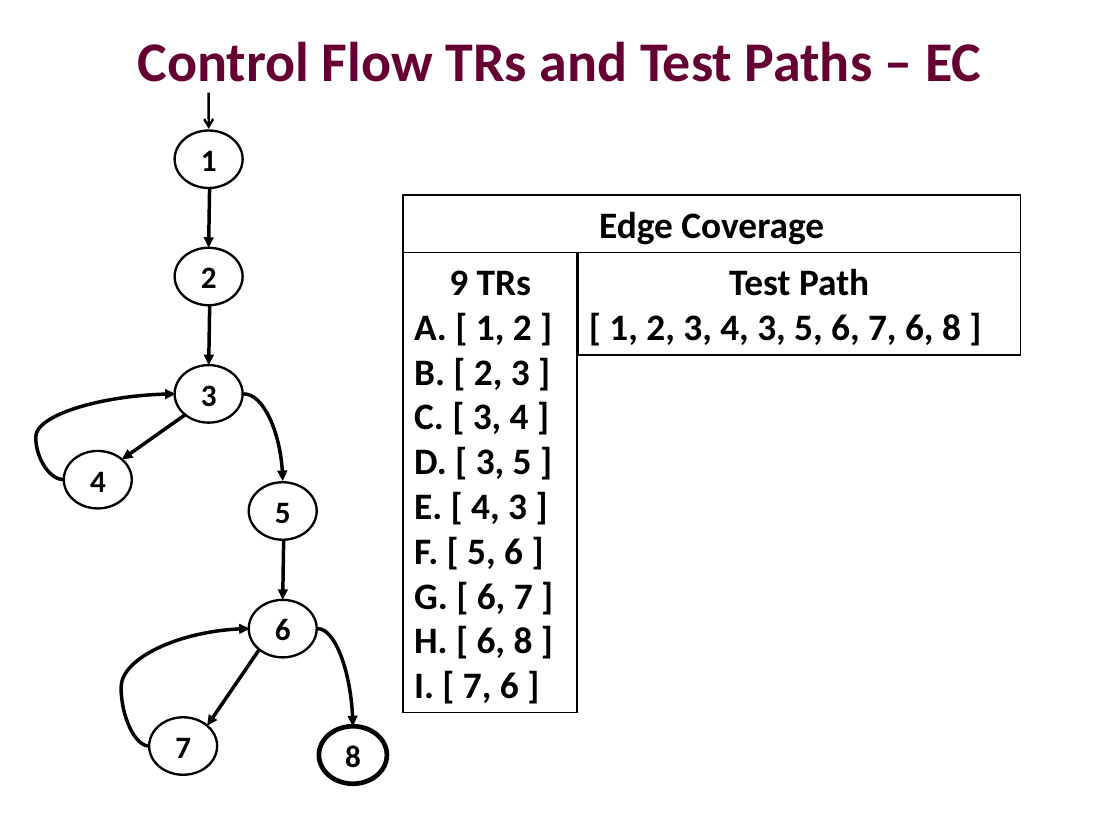
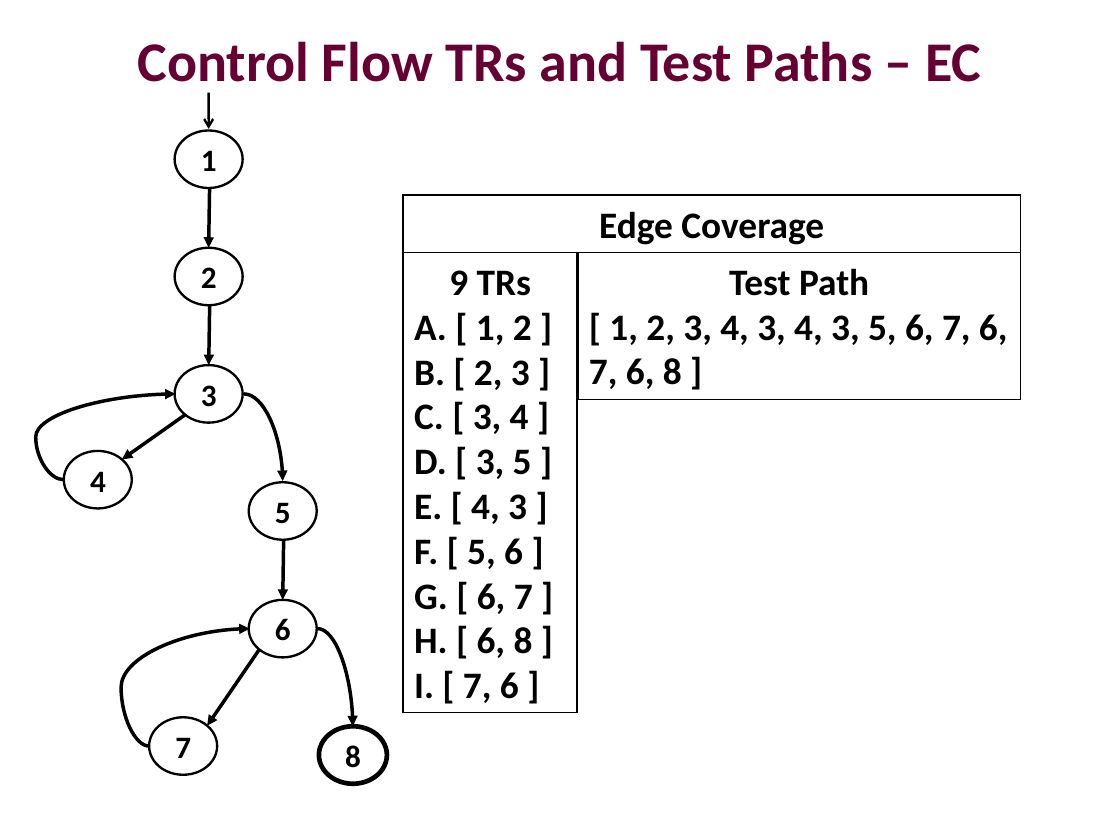
Before and after one commit to swtv-kaist/cs40508-fall26, a slide deck: slide 11 of 2-coverage/lec5-graph-coverage-code.pptx. Drawn at 1120x840 pixels with LibreOffice and Linux fonts; fonts in the diff are those of the drawing; background and template pictures are left out. Boxes give left, top, right and bottom in pixels: in the first picture for what was removed or moved away, otherwise in the second. Text is boxed around its words. In the diff, an @@ line names an element or a change of style, - is before the commit and + after.

```diff
--- a/2-coverage/lec5-graph-coverage-code.pptx
+++ b/2-coverage/lec5-graph-coverage-code.pptx
@@ rectangle "Test Path": place and size @@
-rectangle "Test Path" at box(578, 253, 1020, 355)
+rectangle "Test Path" at box(578, 253, 1020, 400)
@@ text in rectangle at box(589, 314, 1007, 389): text changed @@
-[ 1, 2, 3, 4, 3, 5, 6, 7, 6, 8 ]
+[ 1, 2, 3, 4, 3, 4, 3, 5, 6, 7, 6, 7, 6, 8 ]
```
Also in this commit, not shown: 1 other slide changed, 1 other file.
